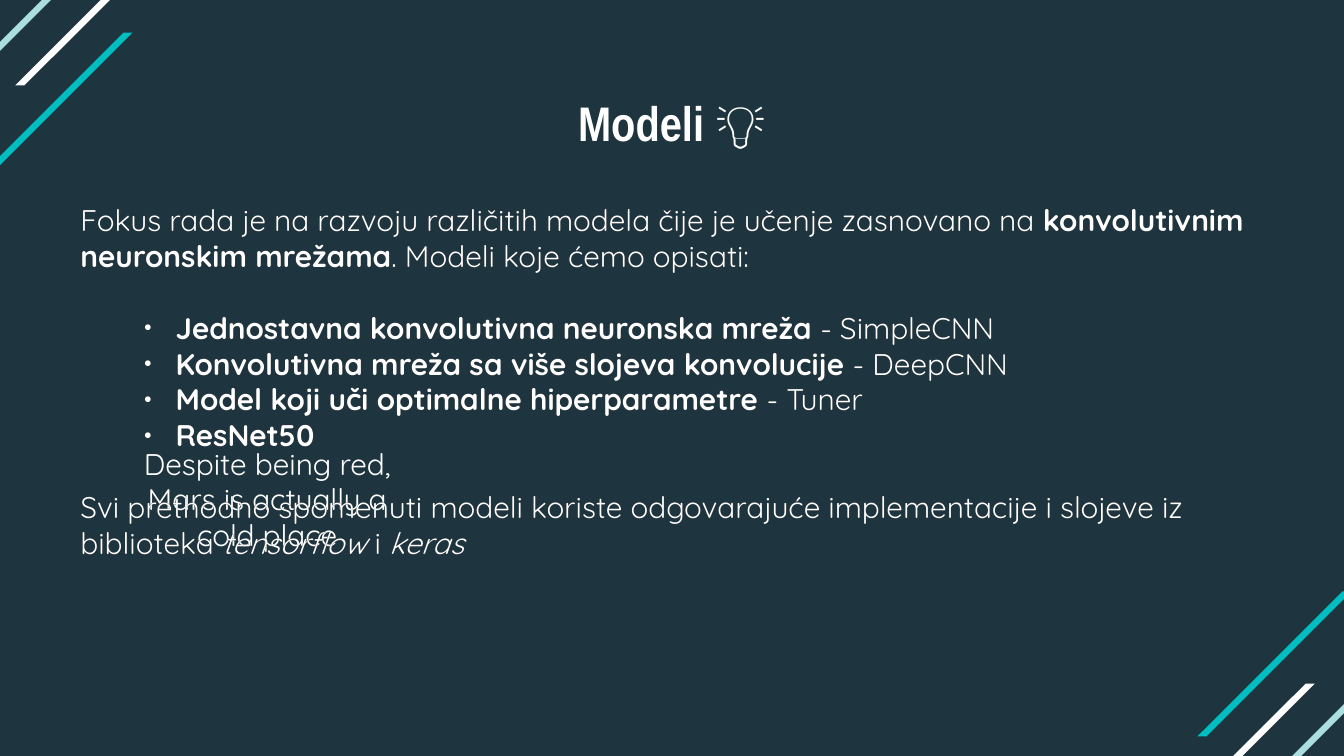
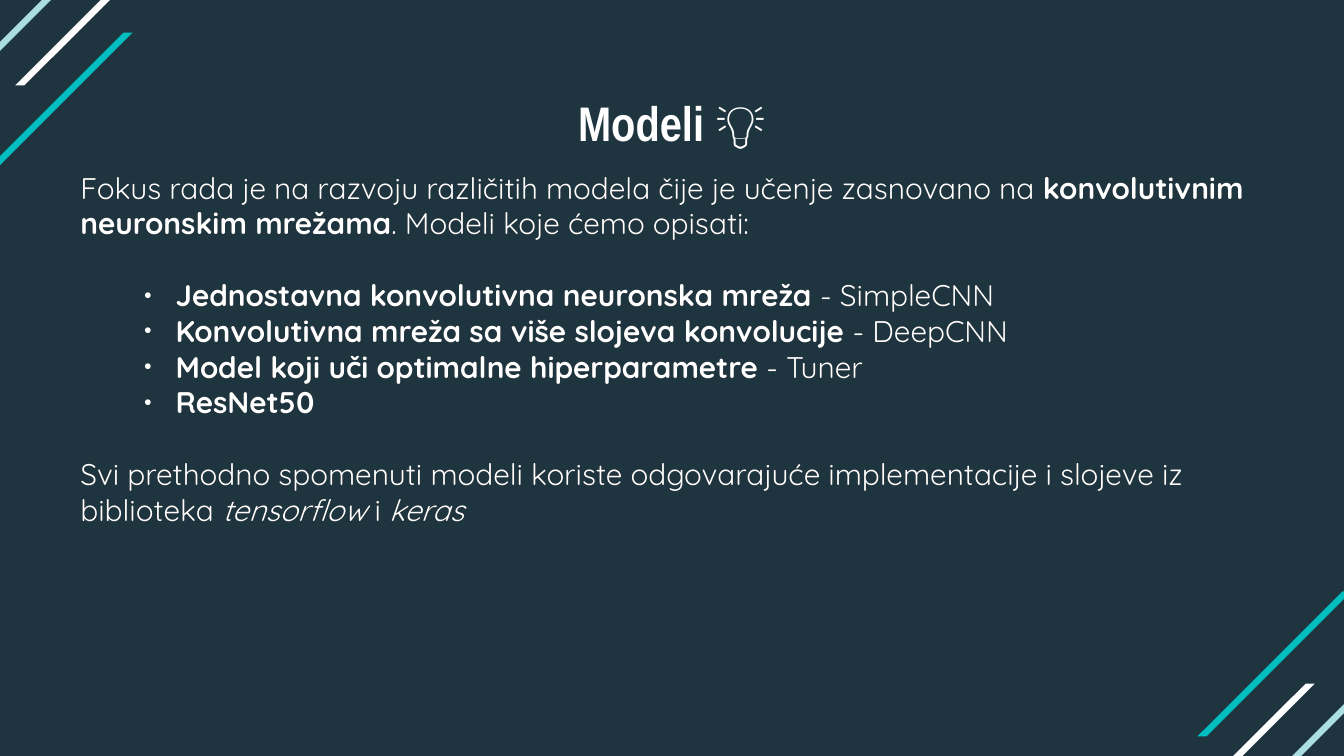
Before and after one commit to milica-vucic/ci-hand-gesture-recognition, a slide deck: slide 7 of PrepoznavanjeGestikulacija.pptx. Drawn at 1344x756 pixels with LibreOffice and Linux fonts; fonts in the diff are those of the drawing. Boxes give left, top, right and bottom in pixels: in the first picture for what was removed or moved away, otherwise in the second. Text is boxed around its words. In the diff, an @@ line names an element or a change of style, - is before the commit and + after.

```diff
--- a/PrepoznavanjeGestikulacija.pptx
+++ b/PrepoznavanjeGestikulacija.pptx
@@ text "Fokus rada je na razvoju ...": place and size @@
-text "Fokus rada je na razvoju ..." at [80,209,1244,555]
+text "Fokus rada je na razvoju ..." at [80,177,1244,522]
@@ text removed at [144,444,391,554] @@
-Despite being red, Mars is actually a cold place
```
Also in this commit, not shown: 1 other slide changed.
